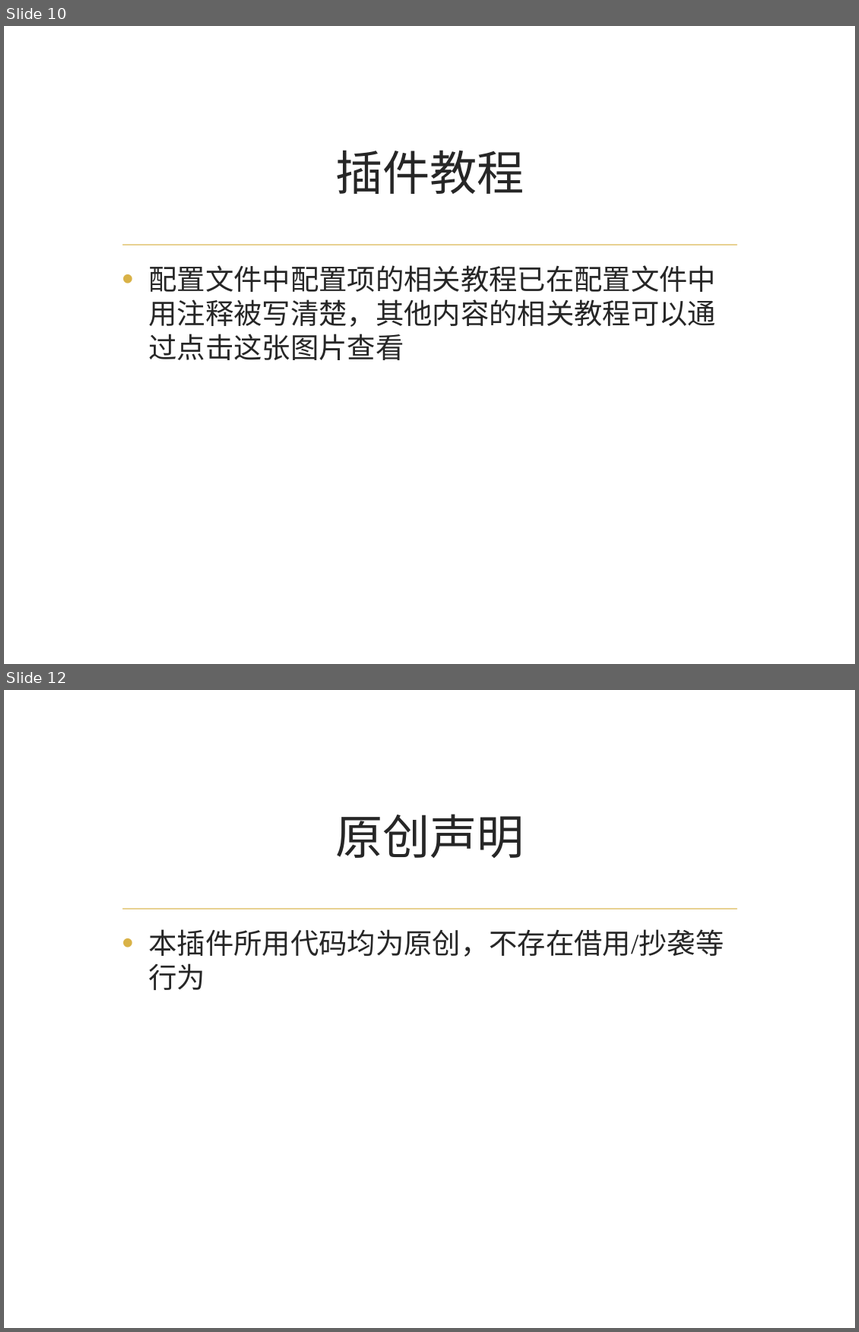
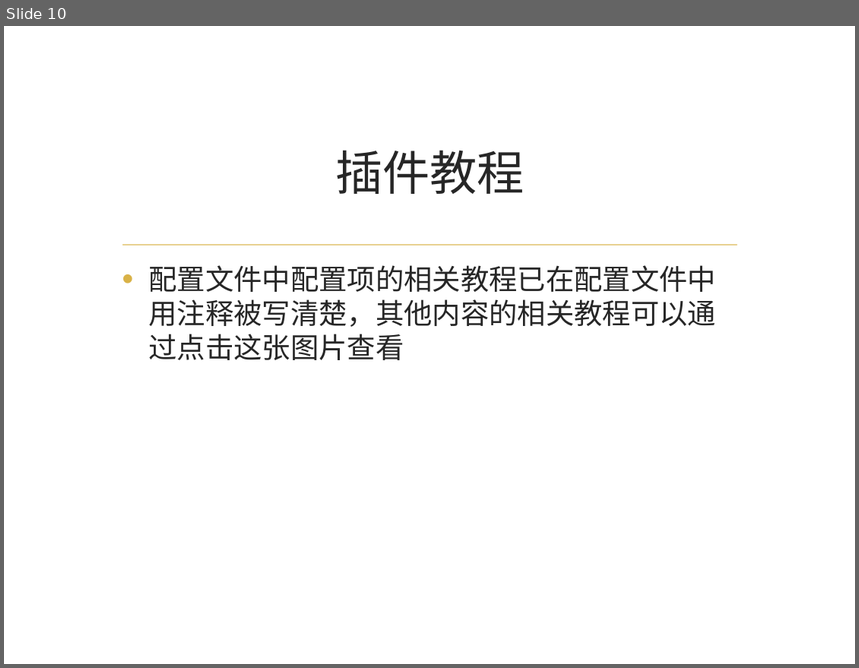
Before and after one commit to Steev93/easy-gui-shop, a slide deck: introduction/egs.pptx. Shown one above the other, each under a label of ours: slides 10 and 12 before the commit, slide 10 after it; the slides between them are not shown. The pictures are 859x1332 and 859x668 pixels, drawn with LibreOffice and Linux fonts; fonts in the diff are those of the drawing; background and template pictures are left out. Boxes give left, top, right and bottom in pixels: in the first picture for what was removed or moved away, otherwise in the second. Text is boxed around its words. In the diff, an @@ line names an element or a change of style, - is before the commit and + after.

```diff
--- a/introduction/egs.pptx
+++ b/introduction/egs.pptx
@@ slide 12 removed at (x1=4, y1=690, x2=855, y2=1328), background picture (left out); not listed: 1 template element that a slide beside it also shows @@
@@ title removed at (x1=335, y1=814, x2=525, y2=858) @@
-原创声明
@@ text removed at (x1=148, y1=929, x2=724, y2=990) @@
-• 本插件所用代码均为原创，不存在借用/抄袭等行为
```
Also in this commit, not shown: 1 other slide removed, 4 other files.
